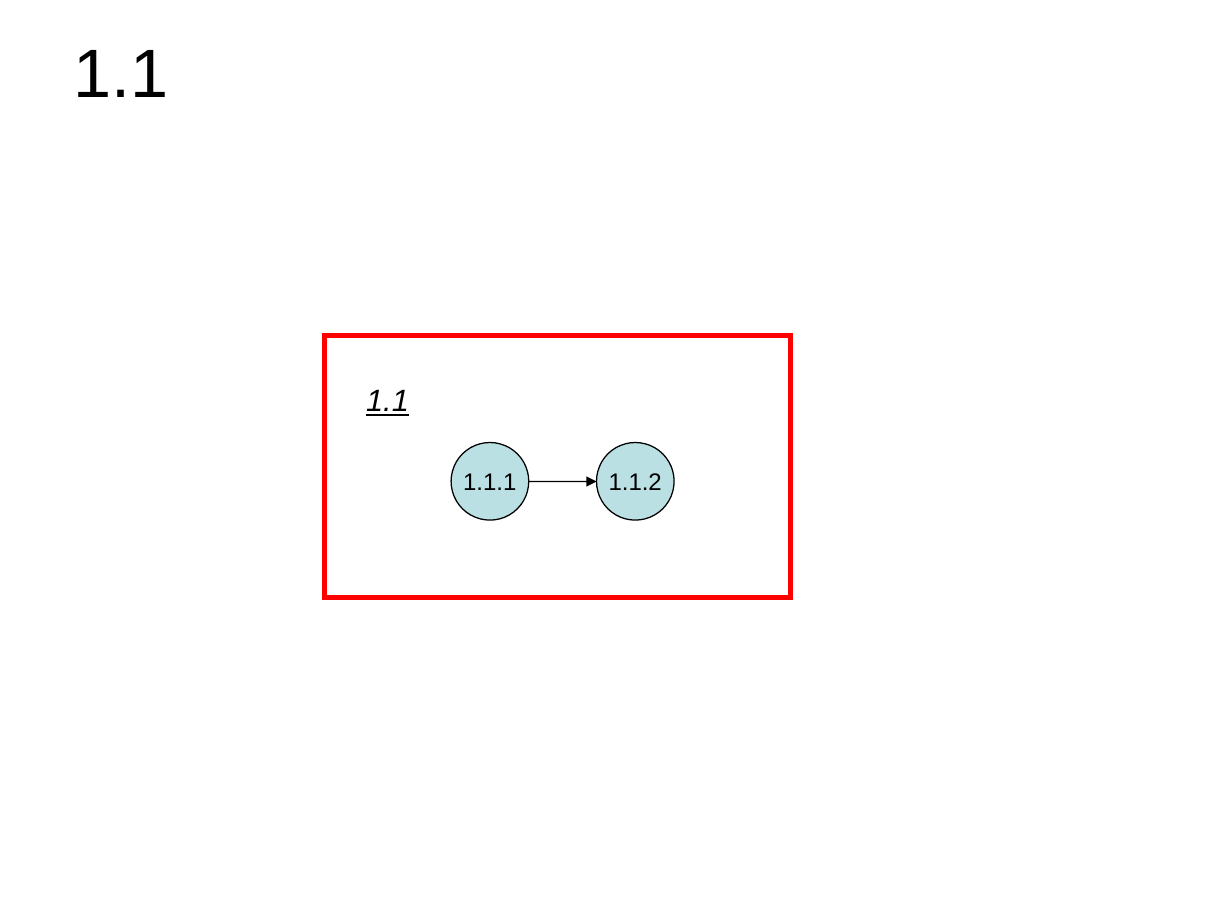
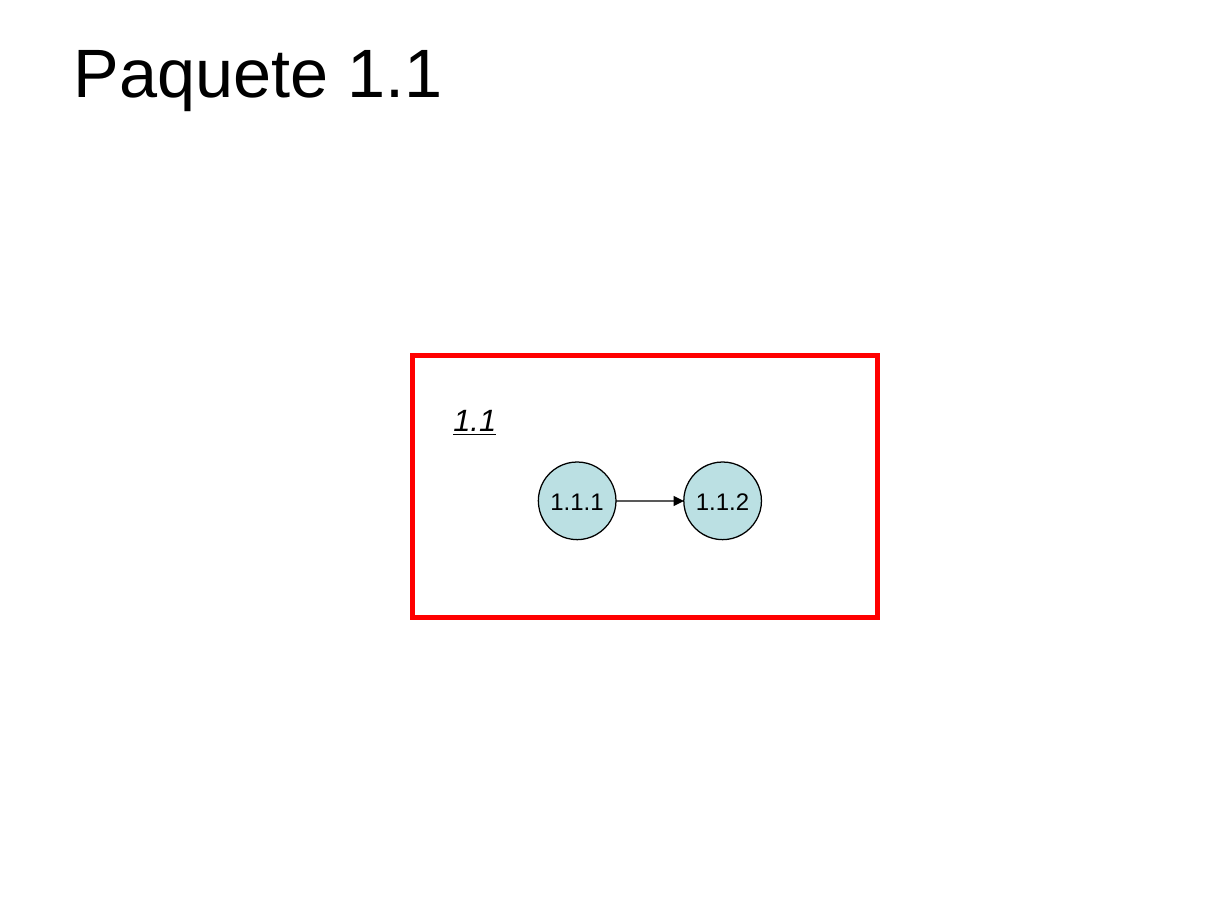
Before and after one commit to ebenites/gpy031, a slide deck: slide 3 of Sesion 3/POS_Red del proyecto_v1_0.ppt (slide 4 before the commit). Drawn at 1232x924 pixels with LibreOffice and Linux fonts; fonts in the diff are those of the drawing. Boxes give left, top, right and bottom in pixels: in the first picture for what was removed or moved away, otherwise in the second. Text is boxed around its words. In the diff, an @@ line names an element or a change of style, - is before the commit and + after.

```diff
--- a/Sesion 3/POS_Red del proyecto_v1_0.ppt
+++ b/Sesion 3/POS_Red del proyecto_v1_0.ppt
@@ title at (74,50,443,109): text changed @@
-1.1
+Paquete 1.1
@@ rectangle: place and size @@
-rectangle at (325,336,791,599)
+rectangle at (413,355,878,617)
@@ ellipse "1.1.2": place and size @@
-ellipse "1.1.2" at (596,442,674,520)
+ellipse "1.1.2" at (684,462,761,540)
@@ 1 text, 1 ellipse, 1 arrow: place and size @@
-1 text, 1 ellipse, 1 arrow at (366,389,596,520)
+1 text, 1 ellipse, 1 arrow at (453,409,684,540)
```
Also in this commit, not shown: 4 other slides changed, 7 slides removed, 1 other file.
